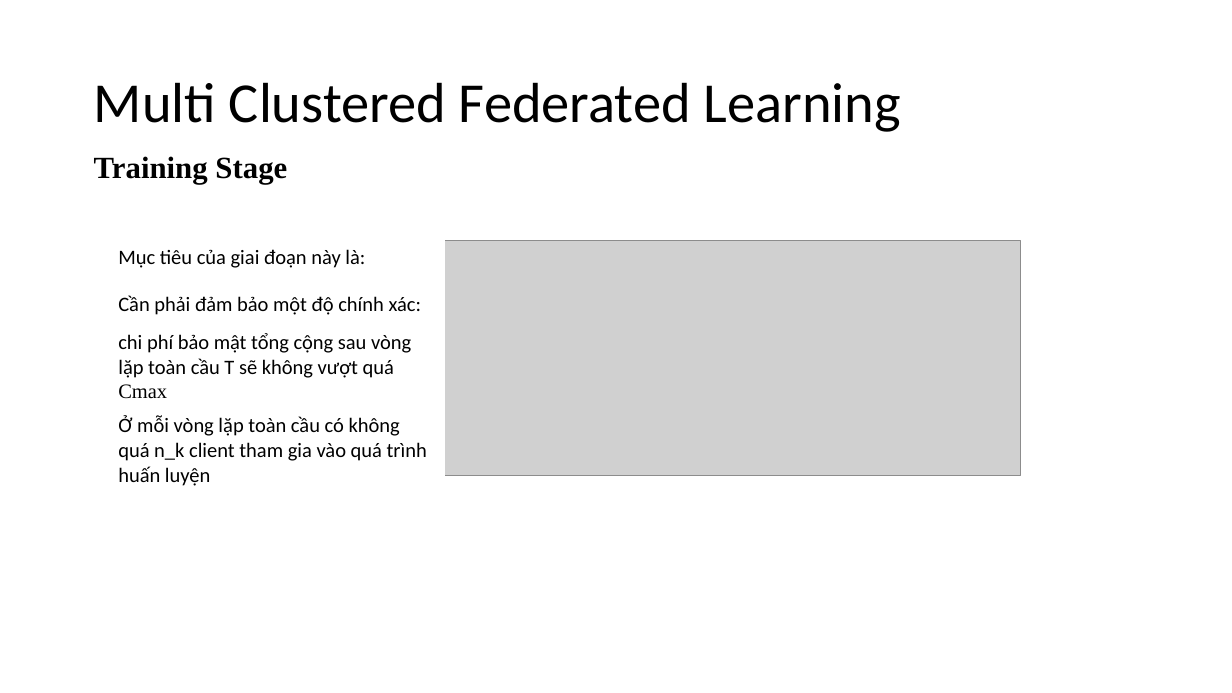
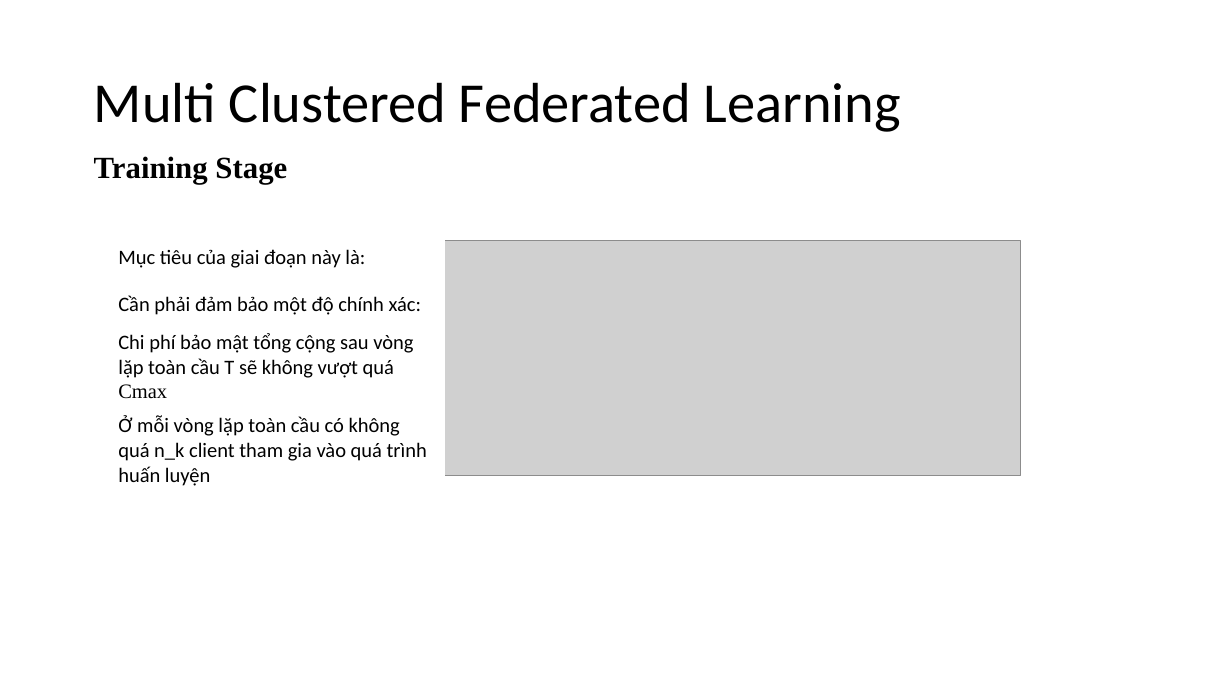
Before and after one commit to HieuHuyNguyenzz/Federated-Learning, a slide deck: slide 10 of Báo cáo FL lần 2/Báo cáo Federated Learning.pptx. Drawn at 1232x693 pixels with LibreOffice and Linux fonts; fonts in the diff are those of the drawing; grey boxes stand for pictures. Boxes give left, top, right and bottom in pixels: in the first picture for what was removed or moved away, otherwise in the second. Text is boxed around its words. In the diff, an @@ line names an element or a change of style, - is before the commit and + after.

```diff
--- a/Báo cáo FL lần 2/Báo cáo Federated Learning.pptx
+++ b/Báo cáo FL lần 2/Báo cáo Federated Learning.pptx
@@ table at (109,240,445,492) @@
-row 3, column 1: chi phí bảo mật tổng cộng sau vòng lặp toàn cầu T sẽ không vượt quá Cmax
+row 3, column 1: Chi phí bảo mật tổng cộng sau vòng lặp toàn cầu T sẽ không vượt quá Cmax
```
Also in this commit, not shown: 4 other slides changed, 7 slides added, 2 other files.
